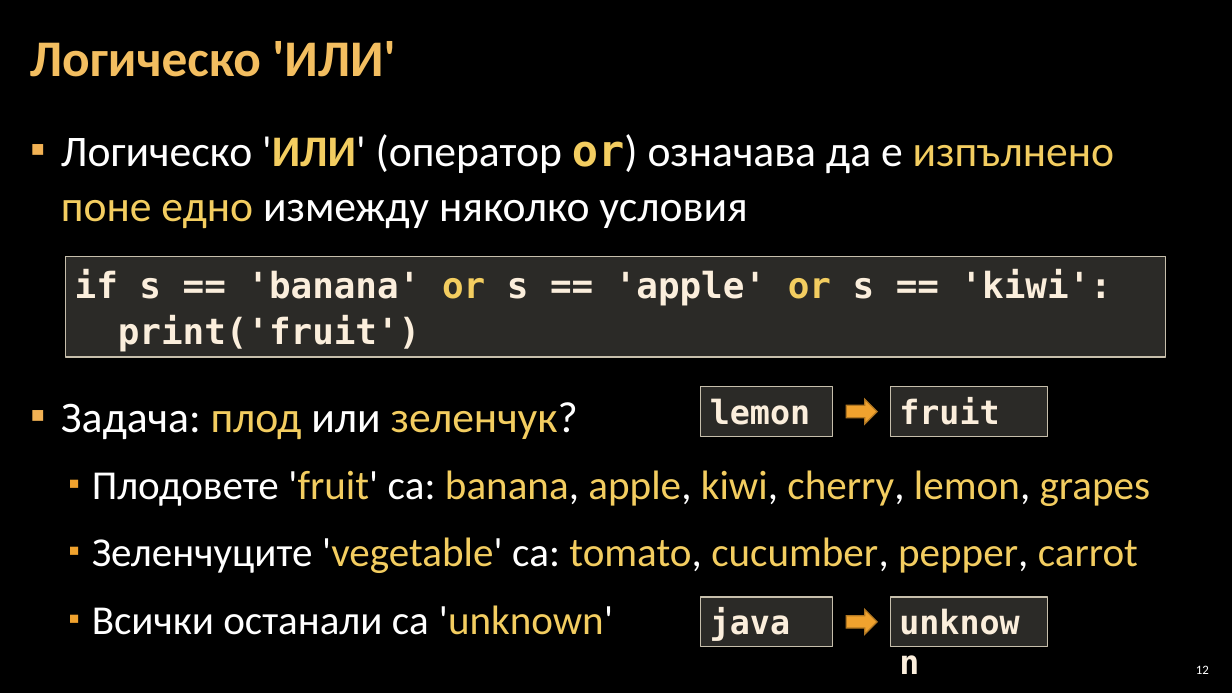
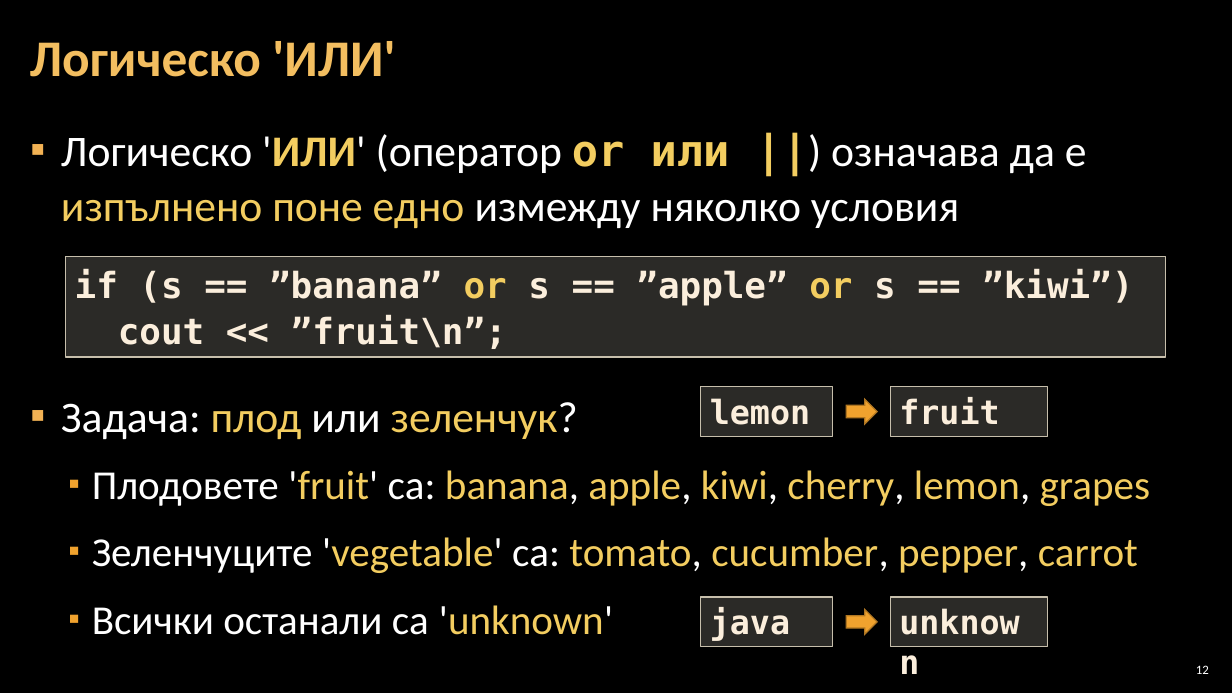
Before and after one commit to Software-University/C-plus-plus, a slide deck: slide 12 of 4. Complex-Conditions/4. Complex-Conditions.pptx. Drawn at 1232x693 pixels with LibreOffice and Linux fonts; fonts in the diff are those of the drawing; background and template pictures are left out. Boxes give left, top, right and bottom in pixels: in the first picture for what was removed or moved away, otherwise in the second. Text is boxed around its words. In the diff, an @@ line names an element or a change of style, - is before the commit and + after.

```diff
--- a/4. Complex-Conditions/4. Complex-Conditions.pptx
+++ b/4. Complex-Conditions/4. Complex-Conditions.pptx
@@ text at box(61, 134, 1087, 228): text changed @@
-▪ Логическо 'ИЛИ' (оператор or) означава да е изпълнено поне едно измежду няколко условия
+▪ Логическо 'ИЛИ' (оператор or или ||) означава да е изпълнено поне едно измежду няколко условия
@@ text in rectangle at box(75, 269, 1133, 349): text changed @@
-if s == 'banana' or s == 'apple' or s == 'kiwi':
-print('fruit')
+if (s == ”banana” or s == ”apple” or s == ”kiwi”)
+cout << ”fruit\n”;
```
Also in this commit, not shown: 13 other slides changed.
